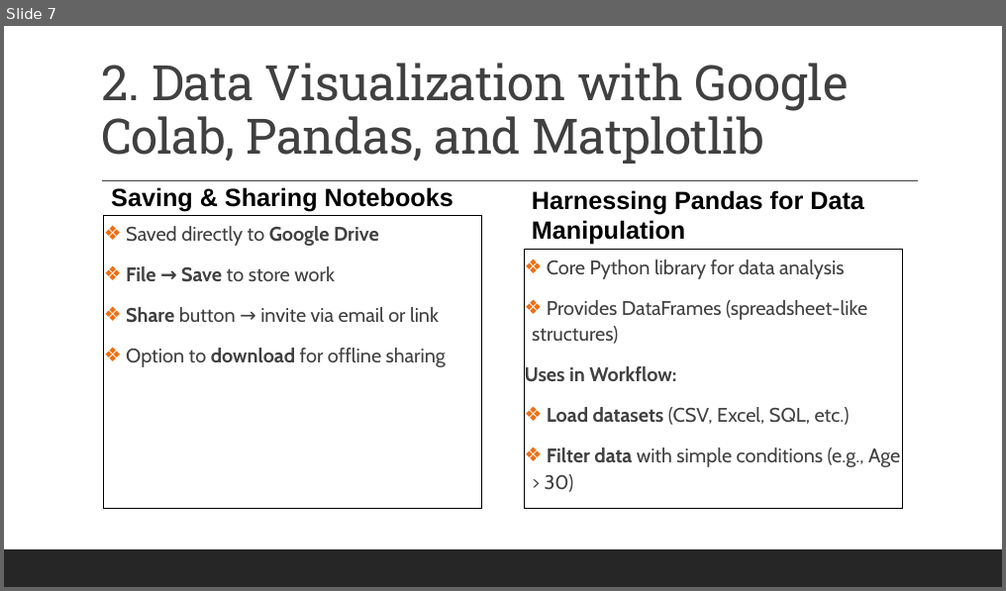
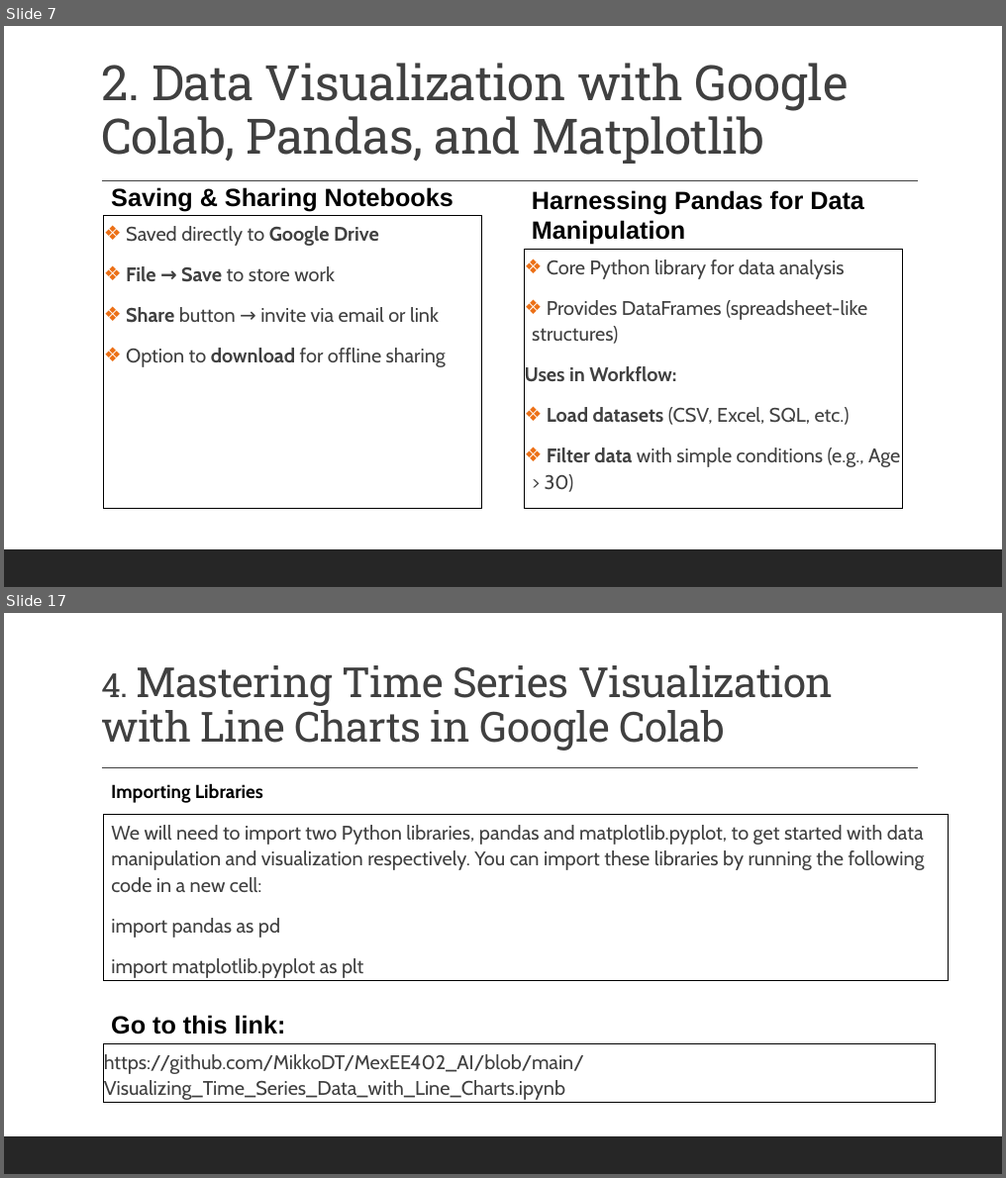
Before and after one commit to MikkoDT/MexEE402_AI, a slide deck: Lectures/II_Data_Visualization_with_Python.pptx. Shown one above the other, each under a label of ours: slide 7 before the commit, slides 7 and 17 after it; the slides between them are not shown. The pictures are 1006x591 and 1006x1178 pixels, drawn with LibreOffice and Linux fonts; fonts in the diff are those of the drawing. Boxes give left, top, right and bottom in pixels: in the first picture for what was removed or moved away, otherwise in the second. Text is boxed around its words. In the diff, an @@ line names an element or a change of style, - is before the commit and + after.

```diff
--- a/Lectures/II_Data_Visualization_with_Python.pptx
+++ b/Lectures/II_Data_Visualization_with_Python.pptx
@@ slide 17 added at <box>4,613,1002,1174</box>, background #FFFFFF; not listed: 2 template elements that a slide beside it also shows @@
@@ title added at <box>101,665,833,751</box>, 40 pt, text #404040 @@
+4. Mastering Time Series Visualization with Line Charts in Google Colab
@@ text added at <box>111,783,263,803</box>, 18 pt, text #000000, bold @@
+Importing Libraries
@@ text added at <box>104,814,947,980</box>, outline #000000 0.75 pt, 19 pt, text #404040 @@
+  We will need to import two Python libraries, pandas and matplotlib.pyplot, to get started with data manipulation and visualization respectively. You can import these libraries by running the following code in a new cell:
+  import pandas as pd
+  import matplotlib.pyplot as plt
@@ text added at <box>111,1015,286,1035</box>, 24 pt, text #000000, bold @@
+Go to this link:
@@ rectangle added at <box>104,1044,936,1102</box>, outline #000000 0.75 pt, 19 pt, text #404040 @@
+https://github.com/MikkoDT/MexEE402_AI/blob/main/Visualizing_Time_Series_Data_with_Line_Charts.ipynb
```
Also in this commit, not shown: 14 other slides added, 3 other files.
